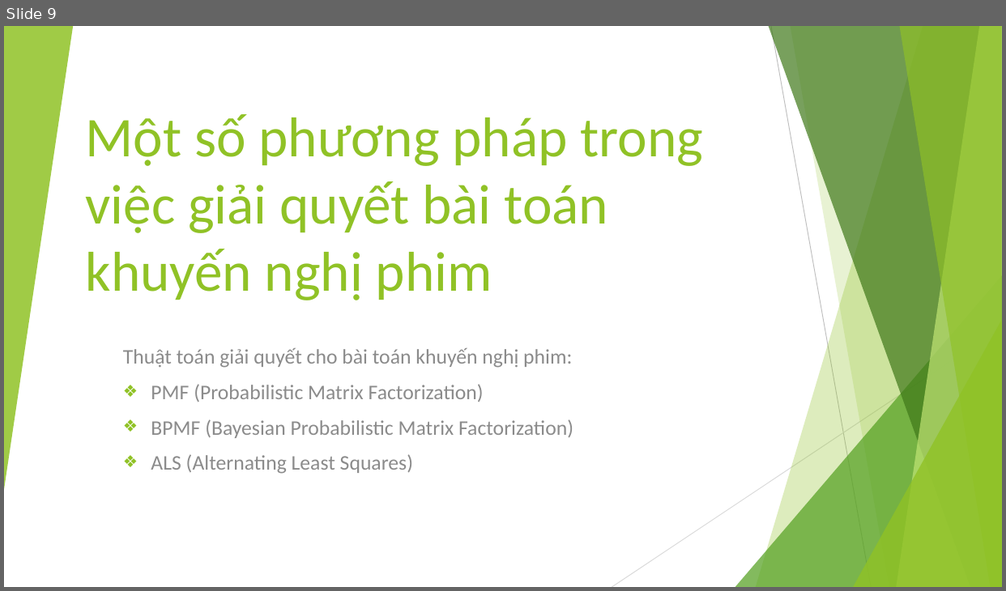
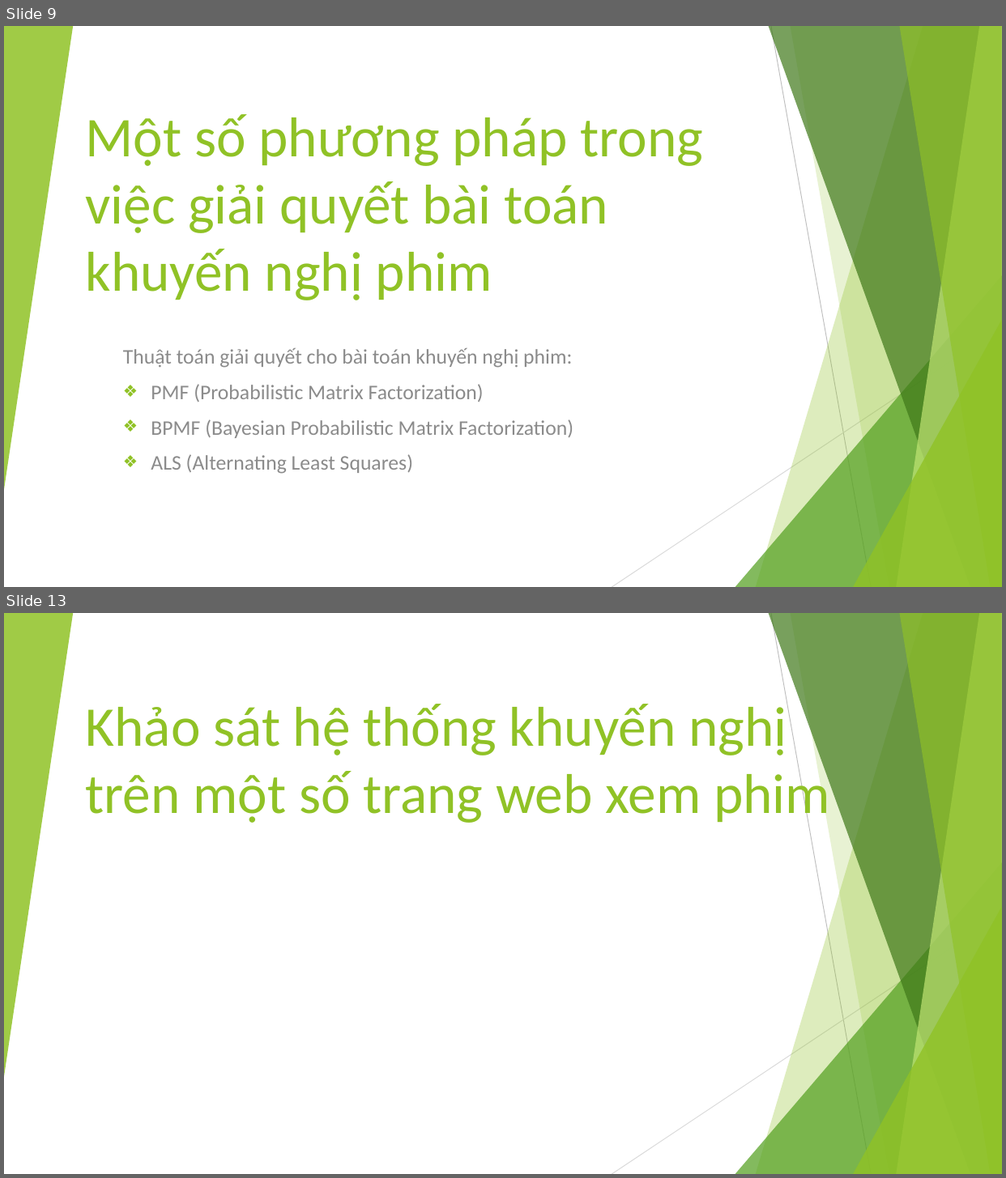
Before and after one commit to EdgarIgnite16/Specialized-Projects, a slide deck: FinalFile/DACN_ThuyetTrinh.pptx. Shown one above the other, each under a label of ours: slide 9 before the commit, slides 9 and 13 after it; the slides between them are not shown. The pictures are 1006x591 and 1006x1178 pixels, drawn with LibreOffice and Linux fonts; fonts in the diff are those of the drawing. Boxes give left, top, right and bottom in pixels: in the first picture for what was removed or moved away, otherwise in the second. Text is boxed around its words. In the diff, an @@ line names an element or a change of style, - is before the commit and + after.

```diff
--- a/FinalFile/DACN_ThuyetTrinh.pptx
+++ b/FinalFile/DACN_ThuyetTrinh.pptx
@@ slide 13 added at box(4, 613, 1002, 1174), background #FFFFFF; not listed: 10 template elements that a slide beside it also shows @@
@@ title added at box(86, 699, 830, 827), 54 pt, text #90C226 @@
+Khảo sát hệ thống khuyến nghị trên một số trang web xem phim
```
Also in this commit, not shown: 3 slides changed, 1 slide removed.
